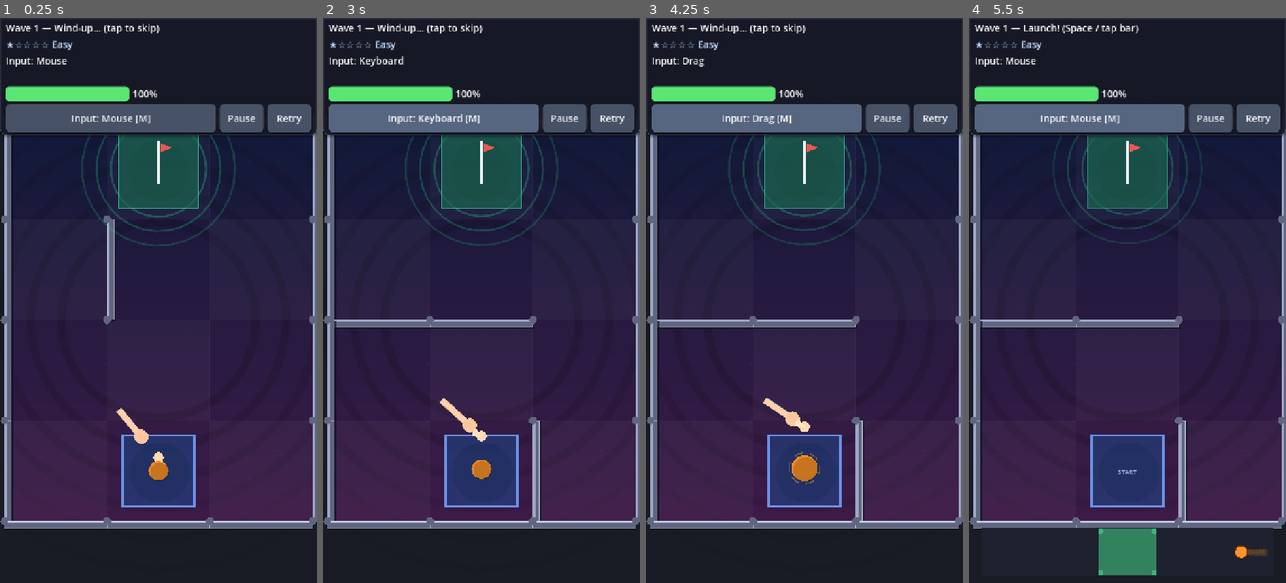
Above: before the commit, frames 1-4 (left to right).
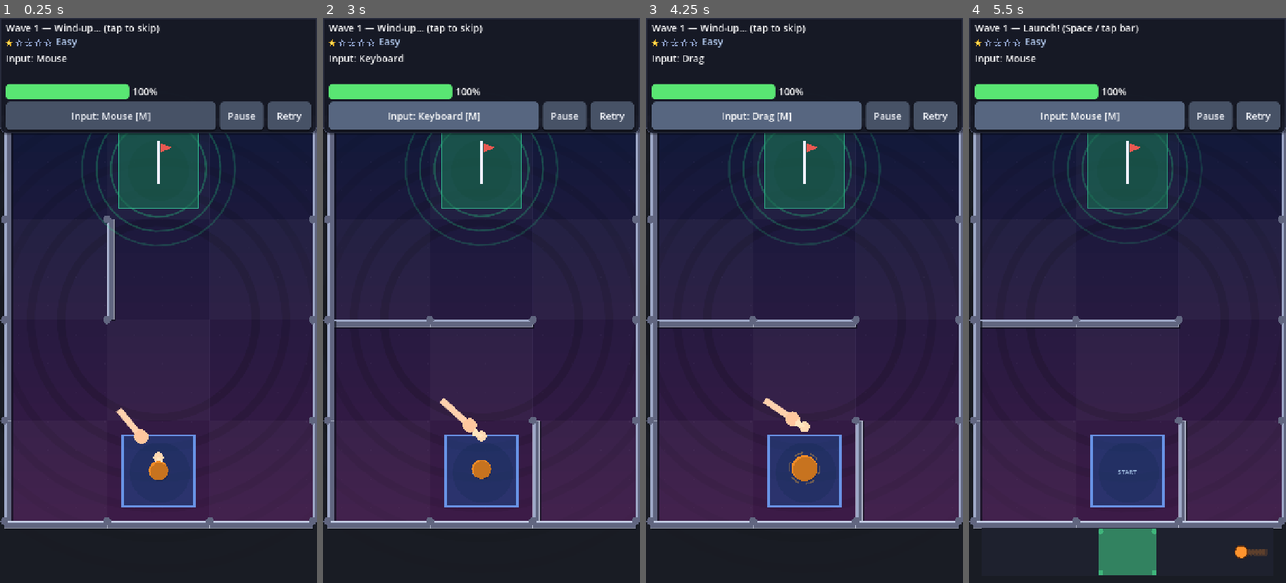
Above: after the commit, the same moments.

Repository: mhaiprojects/Spinning-Top-Maze
Game: Godot game, scene res://scenes/main.tscn
Two runs of this game, one before a commit and one after it. Both use one fixed random seed, a clock stepped at 60 frames per second and the inputs below.
Inputs:
- Up to frame 1 (0.25 s): no input
- Up to frame 2 (3 s): click "Retry" at 0.5 s; click "Retry" at 1.25 s; click "Retry" at 2 s; click "Input: Mouse [M]" at 2.75 s
- Up to frame 3 (4.25 s): click "Input: Keyboard [M]" at 3.5 s
- Up to frame 4 (5.5 s): click "Input: Drag [M]" at 4.25 s; click "Input: Tilt [M]" at 5 s

The runs differ from the first frame. In frame 1, 2.4% of the frame differs, in the area x 0-100%, y 3-22%; in frame 2, 2.5%; in frame 3, 2.4%; in frame 4, 2.4%.

Commit message:
2026-11-19 00:09 AEDT: Draw difficulty stars for web-safe HUD
Replace Unicode ★/☆ in the difficulty label with procedurally drawn polygons
(DifficultyStars) so HTML5/export builds do not show empty boxes from missing
glyphs in the default font.

Co-authored-by: Cursor <cursoragent@cursor.com>

Diff:
--- /dev/null
+++ b/scripts/difficulty_stars.gd
@@ -0,0 +1,53 @@
+class_name DifficultyStars
+extends Control
+## Five tiny star glyphs drawn as polygons (web-safe; no Unicode stars).
+
+const STAR_R := 8.0
+const GAP := 6.0
+
+var _filled := 1
+var _label := "Easy"
+
+
+func _ready() -> void:
+	custom_minimum_size = Vector2(5 * (STAR_R * 2.0 + GAP) + 72, 26)
+	mouse_filter = Control.MOUSE_FILTER_IGNORE
+
+
+func set_rating(filled: int, label: String) -> void:
+	_filled = clampi(filled, 0, 5)
+	_label = label
+	queue_redraw()
+
+
+func _draw() -> void:
+	var x: float = STAR_R
+	for i in 5:
+		var on: bool = i < _filled
+		_draw_star(Vector2(x, 13), STAR_R, on)
+		x += STAR_R * 2.0 + GAP
+	var font: Font = ThemeDB.fallback_font
+	var label_x: float = 5 * (STAR_R * 2.0 + GAP) + 4
+	draw_string(
+		font,
+		Vector2(label_x, 18),
+		_label,
+		HORIZONTAL_ALIGNMENT_LEFT,
+		-1,
+		22,
+		Color(0.75, 0.85, 1.0)
+	)
+
+
+func _draw_star(center: Vector2, radius: float, filled: bool) -> void:
+	var pts := PackedVector2Array()
+	for i in 5:
+		var outer: float = -PI * 0.5 + TAU * float(i) / 5.0
+		pts.append(center + Vector2(cos(outer), sin(outer)) * radius)
+		var inner: float = outer + TAU / 10.0
+		pts.append(center + Vector2(cos(inner), sin(inner)) * radius * 0.42)
+	if filled:
+		draw_colored_polygon(pts, Color(1.0, 0.88, 0.35))
+		draw_polyline(pts + PackedVector2Array([pts[0]]), Color(0.85, 0.65, 0.15), 1.2)
+	else:
+		draw_polyline(pts + PackedVector2Array([pts[0]]), Color(0.55, 0.62, 0.78), 1.5)
--- a/scripts/game_ui.gd
+++ b/scripts/game_ui.gd
@@ -4,6 +4,7 @@
 const BTN_H := 64.0
 const FONT_SZ := 22
 const VT := preload("res://scripts/visual_theme.gd")
+const DifficultyStars := preload("res://scripts/difficulty_stars.gd")
 
 var _vp_size := Vector2(720, 1280)
 var _play_rect := Rect2()
@@ -12,7 +13,7 @@
 var _power_bar: ProgressBar
 var _lbl_power: Label
 var _lbl_wave: Label
-var _lbl_diff: Label
+var _diff_stars: DifficultyStars
 var _lbl_tilt: Label
 var _lbl_msg: Label
 var _btn_cal: Button
@@ -122,9 +123,8 @@
 	margin.add_child(v)
 	_lbl_wave = _label("Wave 1")
 	v.add_child(_lbl_wave)
-	_lbl_diff = _label("★☆☆☆☆ Easy")
-	_lbl_diff.add_theme_color_override("font_color", Color(0.75, 0.85, 1.0))
-	v.add_child(_lbl_diff)
+	_diff_stars = DifficultyStars.new()
+	v.add_child(_diff_stars)
 	_lbl_tilt = _label("Input: Mouse")
 	v.add_child(_lbl_tilt)
 	_lbl_msg = _label("")
@@ -281,10 +281,7 @@
 
 func _wave_header(w: int) -> void:
 	var p: Dictionary = Difficulty.params_for_wave(w)
-	var stars := ""
-	for i in 5:
-		stars += "★" if i < int(p.stars) else "☆"
-	_lbl_diff.text = "%s %s" % [stars, p.difficulty_label]
+	_diff_stars.set_rating(int(p.stars), str(p.difficulty_label))
 
 
 func on_phase_intro(w: int) -> void:
